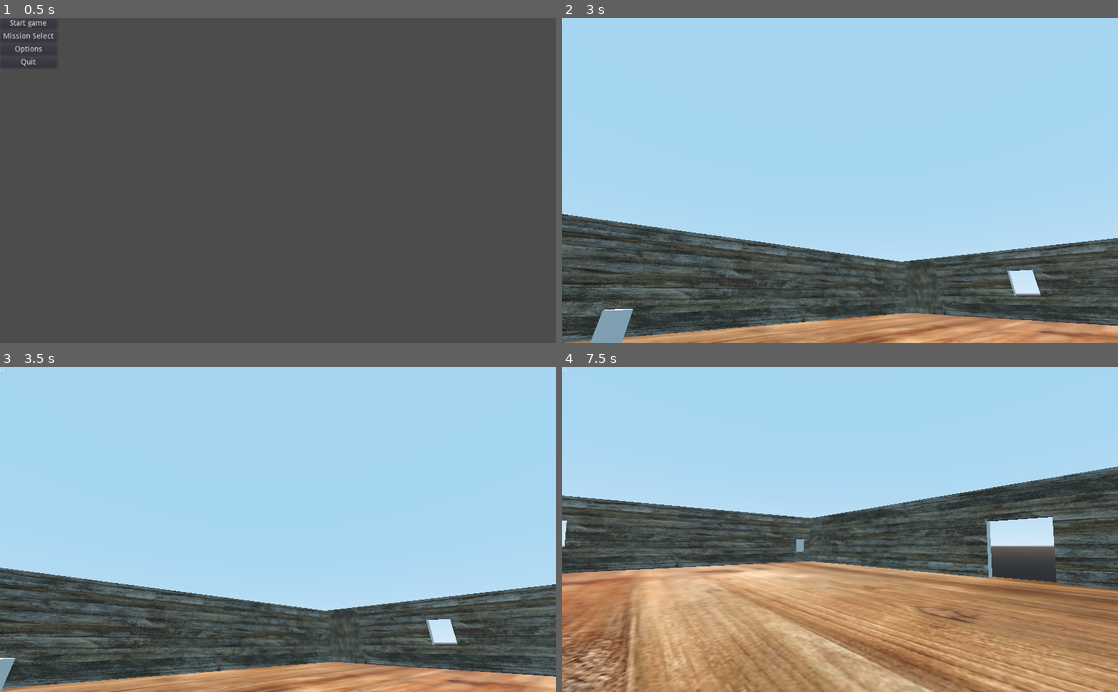
Above: before the commit, frames 1-4 (two rows, left to right).
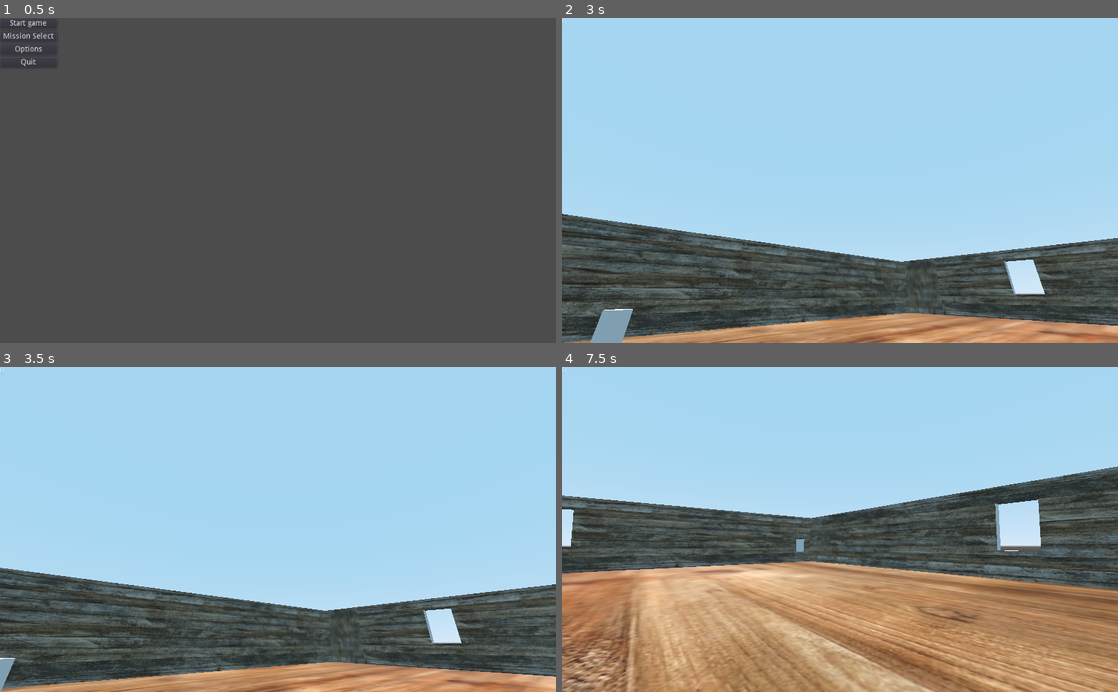
Above: after the commit, the same moments.

Repository: BlakeWiscombe/betrayal
Game: Godot game, scene res://Main menu.tscn
Same seed, same stepped clock (60 frames per second), same inputs: the game is played once before the commit and once after it.
Inputs (mouse positions are in pixels of both pictures, inside the frame that each line leads up to):
- Up to frame 1 (0.5 s): no input
- Up to frame 2 (3 s): click "Start game" at 0.5 s; tap Enter at 1.25 s; move the mouse to (962, 164) at 1.27 s; hold D (player_right) 1.28-2.03 s; tap Space (jump) at 1.52, 2.27 s; move the mouse to (728, 196) at 2.02 s; hold S (player_backward) 2.03-2.78 s; move the mouse to (895, 109) at 2.77 s; hold D (player_right) from 2.78 s (still down)
- Up to frame 3 (3.5 s): keep holding D (player_right)
- Up to frame 4 (7.5 s): move the mouse to (812, 594) at 3.52 s; release D (player_right) at 3.53 s; hold W (player_forward) 3.53-4.28 s; tap Space (jump) at 3.77, 4.52, 5.27, 5.75, 6.77 s; move the mouse to (1006, 578) at 4.27 s; hold A (player_left) 4.28-5.78 s; move the mouse to (673, 480) at 5.02 s; move the mouse to (867, 529) at 5.77 s; hold S (player_backward) 5.78-6.53 s; move the mouse to (756, 448) at 6.52 s; hold D (player_right) 6.53-7.28 s; tap Enter at 7.25 s; move the mouse to (962, 513) at 7.27 s; hold W (player_forward) from 7.28 s (still down)

Frame 1 is identical in both runs. In frame 2, 0.3% of the frame differs, in the area x 79-87%, y 74-86%; in frame 3, 0.2%; in frame 4, 1.6%, in the area x 0-89%, y 40-67%.

Commit message:
update windows

Diff:
--- a/Betrayal.tscn
+++ b/Betrayal.tscn
@@ -105,13 +105,13 @@
 material = SubResource( 19 )
 
 [node name="CSGBox" type="CSGBox" parent="CSGBox2"]
-transform = Transform( 1, 0, -2.03727e-10, 0, 1, 0, 2.03727e-10, 0, 1, 0, -2.91981, 0 )
+transform = Transform( 1, 0, -4.07454e-10, 0, 1, 0, 4.07454e-10, 0, 1, 0, 0.979291, 0 )
 operation = 2
-width = 8.87793
-height = 10.158
+width = 5.83443
+height = 8.2863
 
 [node name="Floor" type="MeshInstance" parent="."]
-transform = Transform( 1, 0, 0, 0, 1, 0, 0, 0, 1, 0, 0, 0 )
+transform = Transform( 0.999999, 0, 0, 0, 1, 0, 0, 0, 0.999999, 0, 0, 0 )
 mesh = SubResource( 1 )
 material/0 = SubResource( 18 )
 
@@ -161,9 +161,10 @@
 material = SubResource( 19 )
 
 [node name="CSGBox" type="CSGBox" parent="CSGBox8"]
+transform = Transform( 1, 0, -1.86265e-09, 0, 1, 0, 1.86265e-09, 0, 1, 0.404412, 1.32548, 0.0168114 )
 operation = 2
-width = 5.37063
-height = 5.84488
+width = 6.26678
+height = 8.00189
 
 [node name="CSGBox9" type="CSGBox" parent="."]
 transform = Transform( -0.0148168, 0, 0.999865, 0, 1, 0, -0.999865, 0, -0.0148168, 75.731, 7.5766, -43.1906 )
